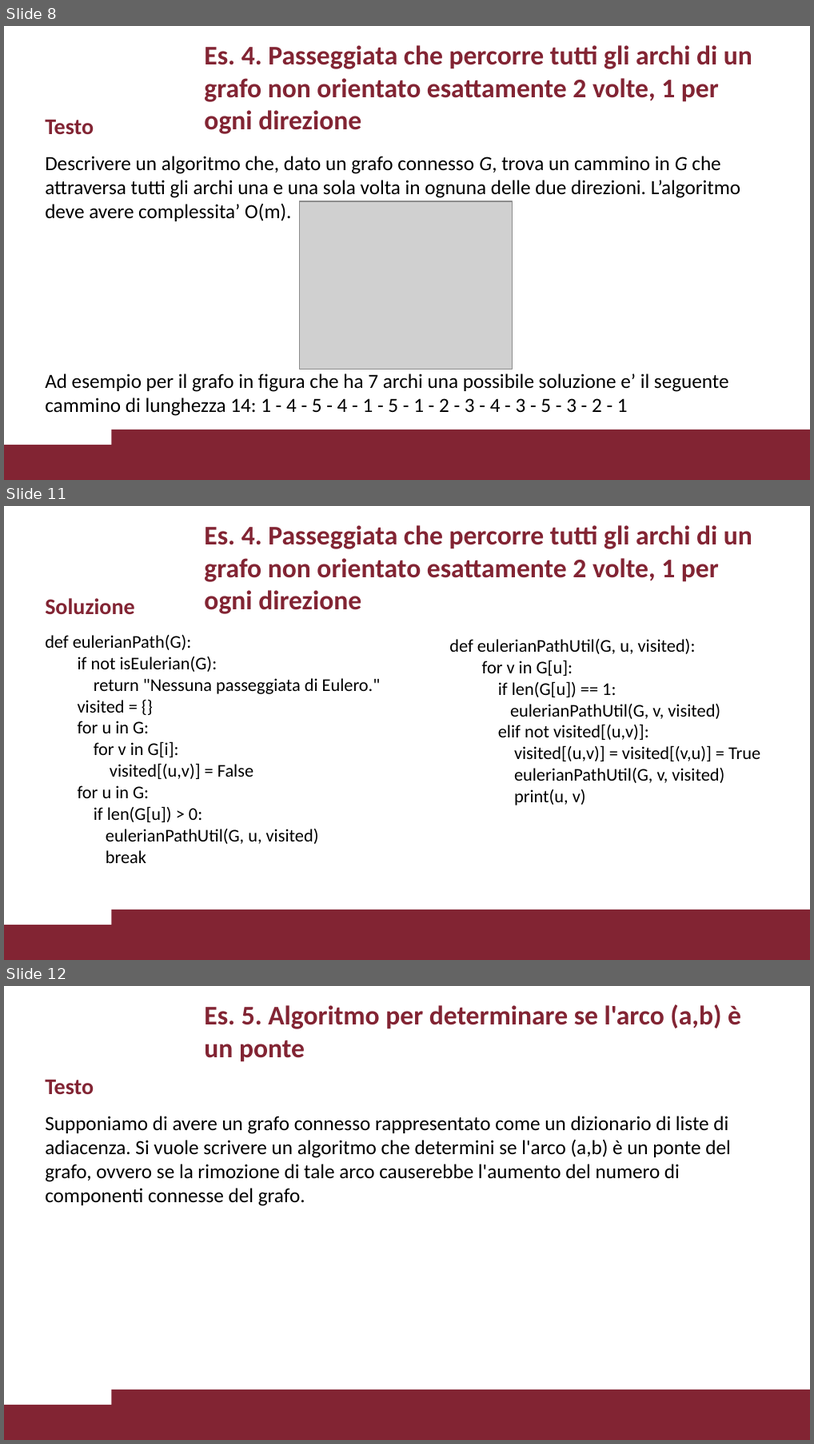
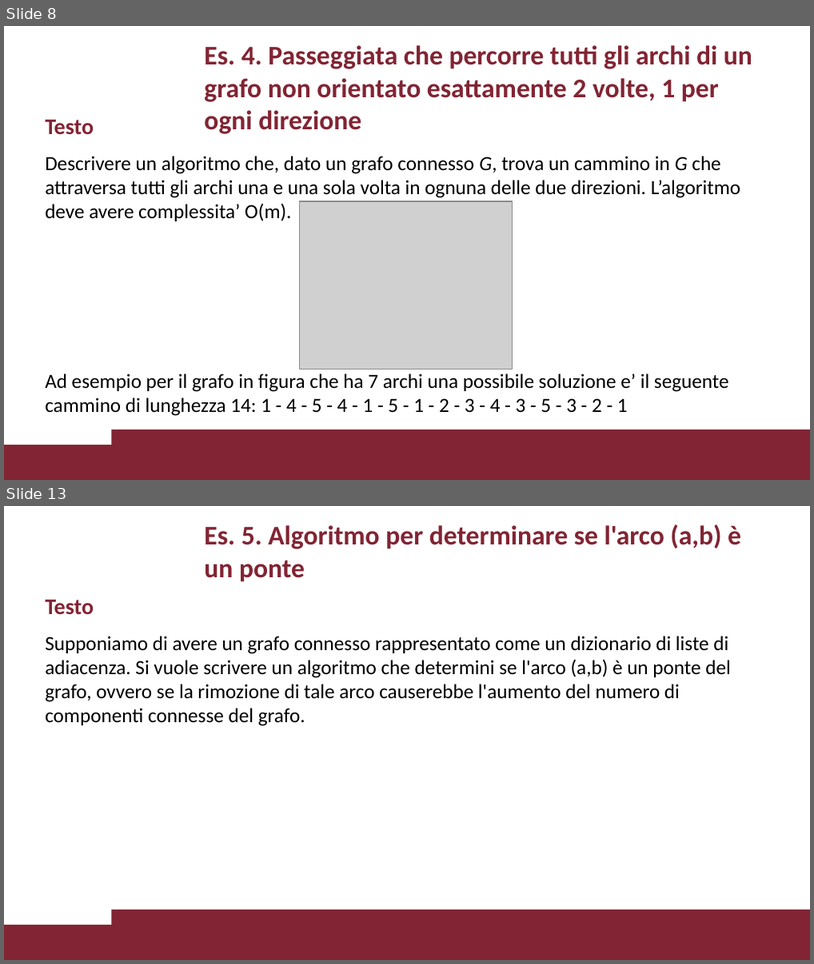
Before and after one commit to VincenzoImp/PDA, a slide deck: Esercitazione2/Esercitazione2.pptx. Shown one above the other, each under a label of ours: slides 8, 11 and 12 before the commit, slides 8 and 13 after it; the slides between them are not shown. The pictures are 814x1444 and 814x964 pixels, drawn with LibreOffice and Linux fonts; fonts in the diff are those of the drawing; grey boxes stand for pictures; background and template pictures are left out. Boxes give left, top, right and bottom in pixels: in the first picture for what was removed or moved away, otherwise in the second. Text is boxed around its words. In the diff, an @@ line names an element or a change of style, - is before the commit and + after.

```diff
--- a/Esercitazione2/Esercitazione2.pptx
+++ b/Esercitazione2/Esercitazione2.pptx
@@ slide 11 removed at (4,506,810,960), background #FFFFFF; not listed: 2 template elements that a slide beside it also shows @@
@@ title removed at (204,525,753,582) @@
-Es. 4. Passeggiata che percorre tutti gli archi di un grafo non orientato esattamente 2 volte, 1 per ogni direzione
@@ title removed at (45,598,134,614) @@
-Soluzione
@@ text removed at (45,635,381,863) @@
-def eulerianPath(G):
-if not isEulerian(G):
-return "Nessuna passeggiata di Eulero."
-visited = {}
-for u in G:
-for v in G[i]:
-visited[(u,v)] = False
-for u in G:
-if len(G[u]) > 0:
-eulerianPathUtil(G, u, visited)
-break
@@ text removed at (450,639,761,805) @@
-def eulerianPathUtil(G, u, visited):
-for v in G[u]:
-if len(G[u]) == 1:
-eulerianPathUtil(G, v, visited)
-elif not visited[(u,v)]:
-visited[(u,v)] = visited[(v,u)] = True
-eulerianPathUtil(G, v, visited)
-print(u, v)
@@ what was slide 12 is now slide 13 @@
```
Also in this commit, not shown: 6 slides changed, 3 slides added, 2 other slides removed, 2 other files.
